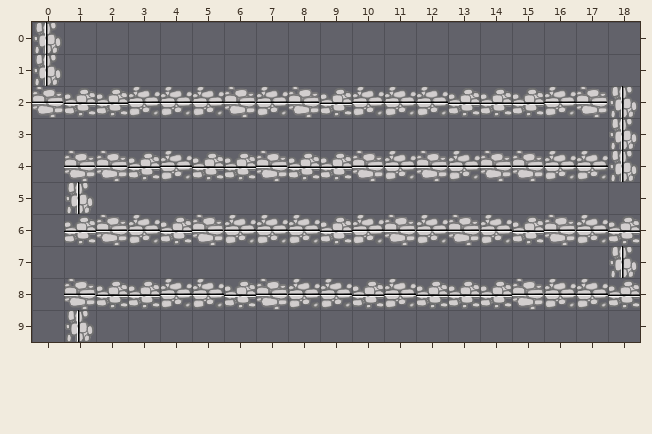
Two states of a Tiled map (JSON), dist/assets/maps/iphone.json. Above: the version before the commit.
Cells are 32x32 px. Shown: x 0..18, y 0..9.
After:
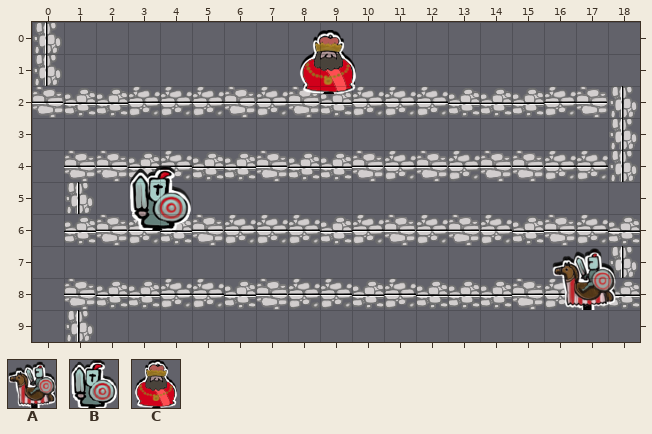
Key: from "Mobs": A 0 "knightOnHorse", B 1 "knight", C 2 "king".
Objects are placed by their top-left corner, in cells (3,4 is the top-left corner of cell 3,4); size is 1x1 cell unless given.
Author's note on the commit: mobs on screen, loaded from tiled map
The edit:
Layer "mobs" (added):
A new object: C "MOB_KING" at 8.2,0.2 size 2x2.
A new object: B "MOB_KNIGHT" at 3,4.5 size 2x2.
A new object: A "MOB_HORSE" at 16.2,7 size 2x2.
